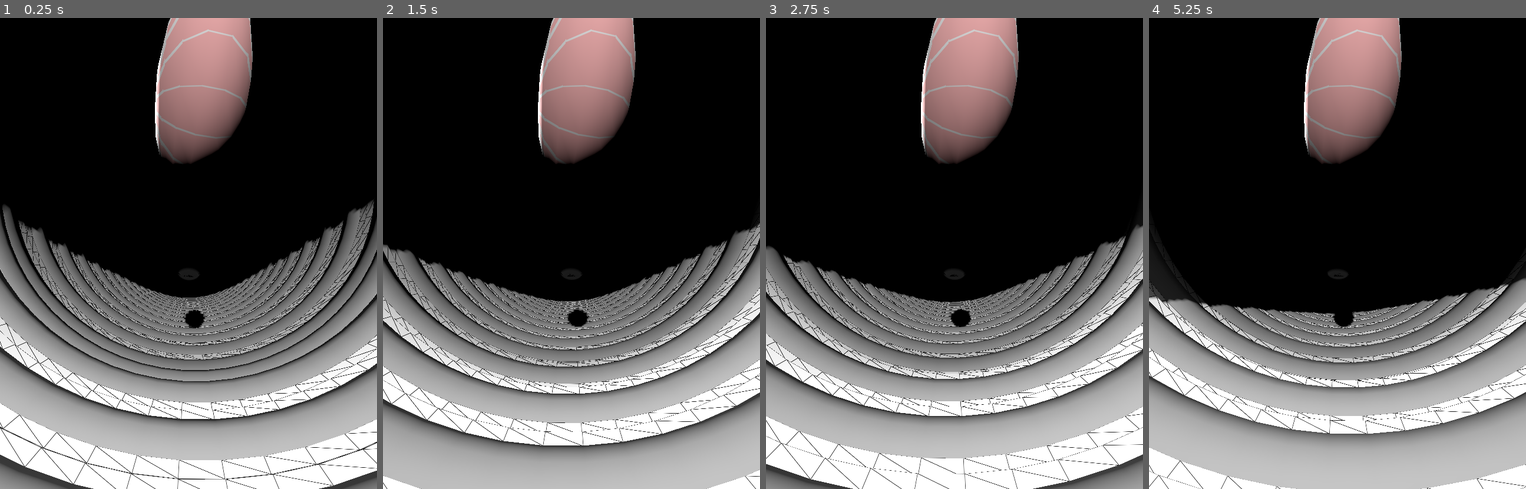
Above: before the commit, frames 1-4 (left to right).
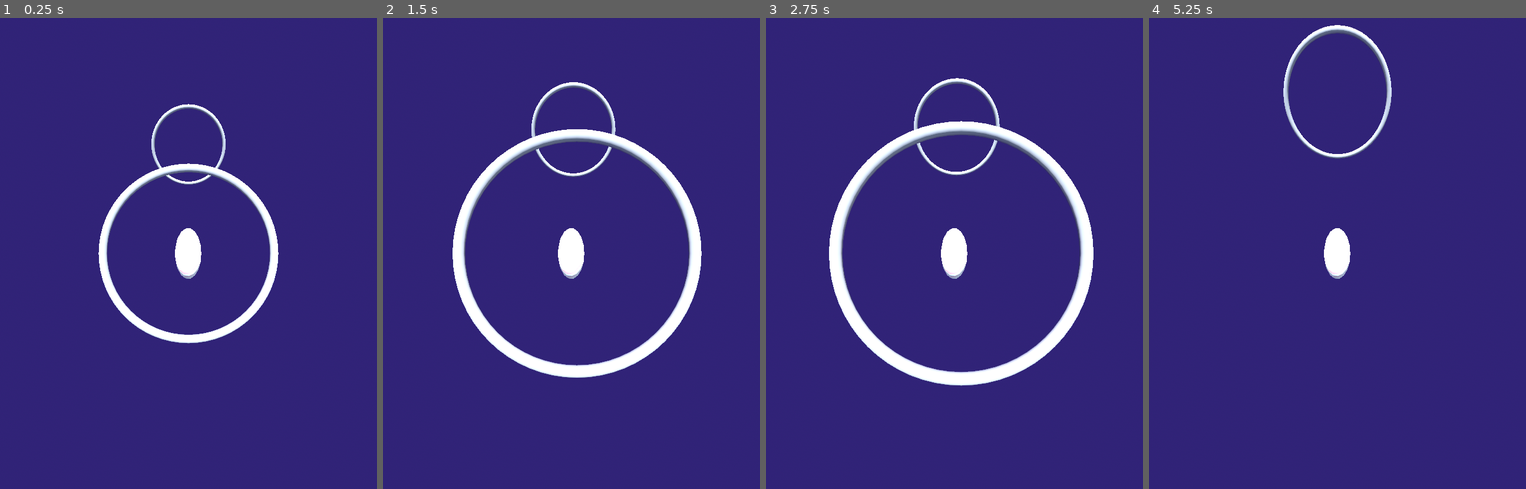
Above: after the commit, the same moments.

Repository: nergnezor/wheel
Game: Godot game, scene res://node_3d.tscn
Same seed, same stepped clock (60 frames per second), same inputs: the game is played once before the commit and once after it.
Inputs:
- Up to frame 1 (0.25 s): no input
- Up to frame 2 (1.5 s): tap Enter (ui_accept) at 0.5, 0.77 s; hold Right (ui_right) 0.53-1.28 s; hold Down (ui_down) from 1.28 s (still down)
- Up to frame 3 (2.75 s): tap Enter (ui_accept) at 1.52 s; release Down (ui_down) at 2.03 s; hold Right (ui_right) from 2.03 s (still down)
- Up to frame 4 (5.25 s): release Right (ui_right) at 2.78 s; hold Up (ui_up) 2.78-3.53 s; tap Enter (ui_accept) at 3.02, 3.77, 4.52 s; hold Left (ui_left) 3.53-5.03 s; hold Down (ui_down) from 5.03 s (still down)

The runs differ from the first frame. In frame 1, 100% of the frame differs, in the area x 0-100%, y 0-100%; in frame 2, 100%; in frame 3, 100%; in frame 4, 100%.

Commit message:
generated track from path

Diff:
--- a/camera.gd
+++ b/camera.gd
@@ -13,8 +13,8 @@
 
 # Called every frame. 'delta' is the elapsed time since the previous frame.
 func _process(delta):
-	var input_dir = Input.get_vector("ui_left", "ui_right", "ui_up", "ui_down")
-	var direction = (transform.basis * Vector3(input_dir.x, 0, input_dir.y)).normalized()
+	# var input_dir = Input.get_vector("ui_left", "ui_right", "ui_up", "ui_down")
+	# var direction = (transform.basis * Vector3(input_dir.x, 0, input_dir.y)).normalized()
 
 	# Follow player
 	# var player = get_node("/root/player")
--- a/node_3d.tscn
+++ b/node_3d.tscn
@@ -1,9 +1,24 @@
-[gd_scene load_steps=12 format=3 uid="uid://caxqbglkk60r5"]
+[gd_scene load_steps=16 format=3 uid="uid://caxqbglkk60r5"]
 
 [ext_resource type="Script" path="res://pipe.gd" id="1_e0shj"]
 [ext_resource type="Script" path="res://player.gd" id="1_i3lc8"]
 [ext_resource type="Shader" path="res://wireframe.gdshader" id="2_derep"]
 [ext_resource type="Script" path="res://camera.gd" id="2_jiad7"]
+
+[sub_resource type="ProceduralSkyMaterial" id="ProceduralSkyMaterial_ea3nv"]
+sky_horizon_color = Color(0.637426, 0.644873, 0.728676, 1)
+ground_bottom_color = Color(0.164706, 0.12549, 0.364706, 1)
+ground_horizon_color = Color(0.637426, 0.644873, 0.728676, 1)
+
+[sub_resource type="Sky" id="Sky_oxvgg"]
+sky_material = SubResource("ProceduralSkyMaterial_ea3nv")
+
+[sub_resource type="Environment" id="Environment_a02rl"]
+background_mode = 2
+sky = SubResource("Sky_oxvgg")
+ambient_light_color = Color(0.905882, 0.501961, 0.784314, 1)
+reflected_light_source = 2
+tonemap_mode = 2
 
 [sub_resource type="ShaderMaterial" id="ShaderMaterial_d3ol1"]
 render_priority = 0
@@ -46,15 +61,27 @@
 [sub_resource type="SphereShape3D" id="SphereShape3D_o6jnk"]
 radius = 1.0
 
+[sub_resource type="Curve3D" id="Curve3D_vtbks"]
+_data = {
+"points": PackedVector3Array(0, 0, 0, 0, 0, 0, 0, 0, 0, 0, 11.6286, -11.1635, 0, -11.6286, 11.1635, 0, -64.3634, 16.09, 3.92004, -5.44135, -26.4294, -3.92004, 5.44135, 26.4294, -0.000366211, -68.2679, 74.2037, 0, -10.2332, -16.7453, 0, 10.2332, 16.7453, 29.675, -127.623, 115.631, 0, -49.7715, -27.3683, 0, 49.7715, 27.3683, 29.675, -149.111, 298.854),
+"tilts": PackedFloat32Array(0, 0, 0, 0, 0)
+}
+point_count = 5
+
 [node name="world" type="Node3D"]
 script = ExtResource("1_e0shj")
 
+[node name="WorldEnvironment" type="WorldEnvironment" parent="."]
+environment = SubResource("Environment_a02rl")
+
 [node name="pipe" type="StaticBody3D" parent="."]
 unique_name_in_owner = true
-transform = Transform3D(1, 0, 0, 0, 0.999998, 0, 0, 0, 0.999998, 0, -5.71, 0)
+transform = Transform3D(1, -7.10543e-15, 1.06581e-14, 1.77636e-14, 0.999998, 2.98023e-08, 3.55271e-15, -2.98023e-08, 0.999998, 0, 0, 0)
 
 [node name="MeshInstance3D" type="MeshInstance3D" parent="pipe"]
 transform = Transform3D(1, 0, 0, 0, 1, 0, 0, 0, 1, 2.08165e-12, 2.08165e-12, 2.08165e-12)
+visible = false
+transparency = 0.8
 mesh = SubResource("CylinderMesh_ee0p3")
 
 [node name="CollisionShape3D2" type="CollisionShape3D" parent="pipe"]
@@ -62,8 +89,10 @@
 shape = SubResource("ConcavePolygonShape3D_4dcsf")
 
 [node name="CSGTorus3D" type="CSGTorus3D" parent="pipe"]
-inner_radius = 4.9
-outer_radius = 6.0
+transform = Transform3D(1, -1.37643e-21, 0, 3.28225e-21, 1, 0, 0, 0, 1, 0, 0, 0)
+transparency = 0.7
+inner_radius = 5.0
+outer_radius = 5.5
 sides = 64
 ring_sides = 12
 
@@ -80,7 +109,7 @@
 shape = SubResource("ConcavePolygonShape3D_b457j")
 
 [node name="player" type="RigidBody3D" parent="."]
-transform = Transform3D(1, 0, 0, 0, 1, 0, 0, 0, 1, 0, -3.08312, 0.948652)
+transform = Transform3D(1, 0, 0, 0, 1, 0, 0, 0, 1, 0, 5, 0)
 mass = 1000.0
 contact_monitor = true
 script = ExtResource("1_i3lc8")
@@ -101,13 +130,27 @@
 transform = Transform3D(0.999628, -0.00106927, 0.0272675, -0.0227261, 0.520514, 0.853551, -0.0151058, -0.853853, 0.520296, -0.6, 0, 0)
 
 [node name="camera" type="Camera3D" parent="."]
-transform = Transform3D(0.99863, -0.0518139, 0.00737421, 0, 0.140901, 0.990024, -0.052336, -0.988667, 0.140708, 0, 2, 2)
+transform = Transform3D(-1, 8.74228e-08, 0, 3.82137e-15, 4.37114e-08, 1, 8.74228e-08, 1, -4.37114e-08, 0, 8.365, 0)
 keep_aspect = 0
 current = true
-fov = 90.0
+fov = 83.0
+size = 50.0
 near = 0.042
 script = ExtResource("2_jiad7")
 
 [node name="light" type="DirectionalLight3D" parent="camera"]
-transform = Transform3D(0.999628, 0.0153669, -0.0225537, -0.00106887, 0.847819, 0.530285, 0.0272703, -0.530063, 0.84752, 0.401512, -1.59011, -14.7818)
+transform = Transform3D(0.999628, 0.0153669, -0.0225537, -0.00106887, 0.847819, 0.530285, 0.0272703, -0.530063, 0.84752, 0.557782, 3.7409, 1.5135)
 shadow_enabled = true
+
+[node name="track_1" type="Path3D" parent="."]
+unique_name_in_owner = true
+curve = SubResource("Curve3D_vtbks")
+
+[node name="path" type="PathFollow3D" parent="track_1"]
+unique_name_in_owner = true
+transform = Transform3D(-1, 6.52969e-08, -5.81287e-08, 0, 0.664914, 0.746909, 8.74228e-08, 0.746909, -0.664914, 0, -18.6074, 15.5445)
+progress = 23.8923
+
+[node name="follow" type="Node3D" parent="track_1/path"]
+unique_name_in_owner = true
+transform = Transform3D(1, 0, 0, 0, -4.37114e-08, -1, 0, 1, -4.37114e-08, 0, 0, 0)
--- a/pipe.gd
+++ b/pipe.gd
@@ -1,19 +1,24 @@
 extends Node3D
 @onready var pipe = $pipe
-const N_PIPES = 1000
+@onready var track = $track_1
+
+# const N_PIPES = 1000
+var tunnel_direction = Vector3(0, -1, 0)
+const TUNNEL_LENGTH = 200.0
+const TUNNEL_SEGMENT_HEIGHT = 0.5
 
 func _ready():
-	var last_end_position = pipe.transform.origin + Vector3(0, -10, 0)
-	for i in range(1, N_PIPES):
-		print("copying ", i)
-		duplicate_below(pipe,i)
+	var path=track.get_child(0)
 
-
-func duplicate_below(org,i):
-	var another = org.duplicate()
-	another.rotate_x(0.01*i)
-	another.transform.origin.z = 0.1*i
-	var y_rotate_offset = 0.01*i
-	var bottom = Vector3(0, -1*i + y_rotate_offset, 0)
-	another.transform.origin = bottom
-	add_child(another)
+	var length = 0
+	while length < TUNNEL_LENGTH:
+		# var follow = path.get_child(0)
+		# var pos = follow.get_global_transform()
+		var tunnel = pipe.duplicate()
+		var new_transform = path.transform
+		tunnel.transform = new_transform
+		# Add 90 degrees to the x rotation
+		tunnel.rotate(Vector3(1, 0, 0), PI / 2)
+		add_child(tunnel)
+		path.set_progress(length)
+		length += TUNNEL_SEGMENT_HEIGHT
Not shown, changed: export_presets.cfg
Not shown, changed: web/index.html
Not shown, changed: web/index.pck
